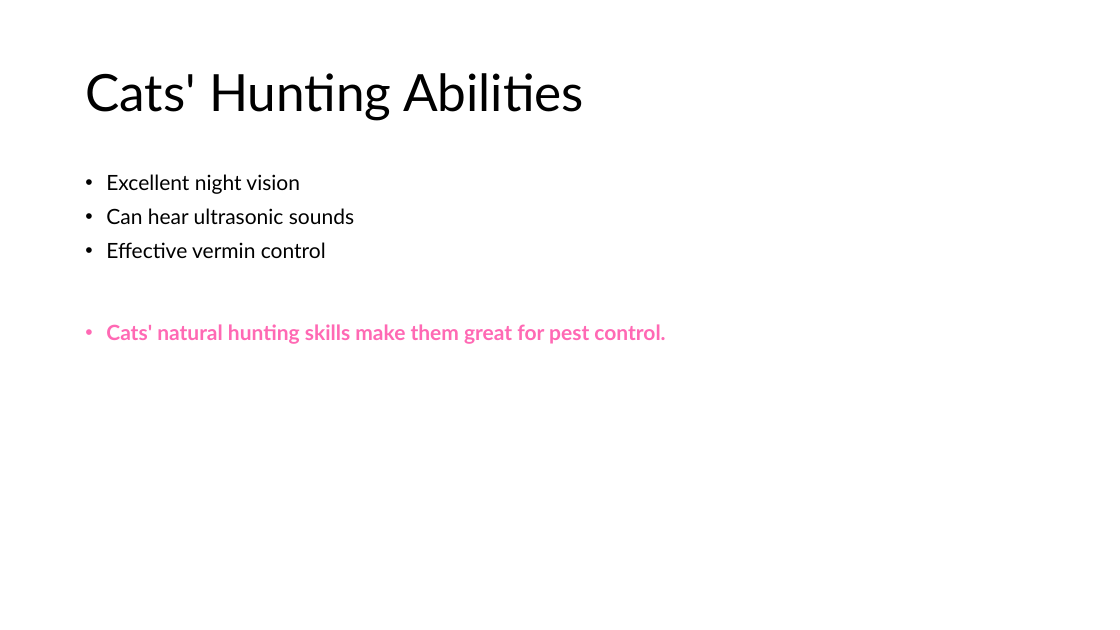
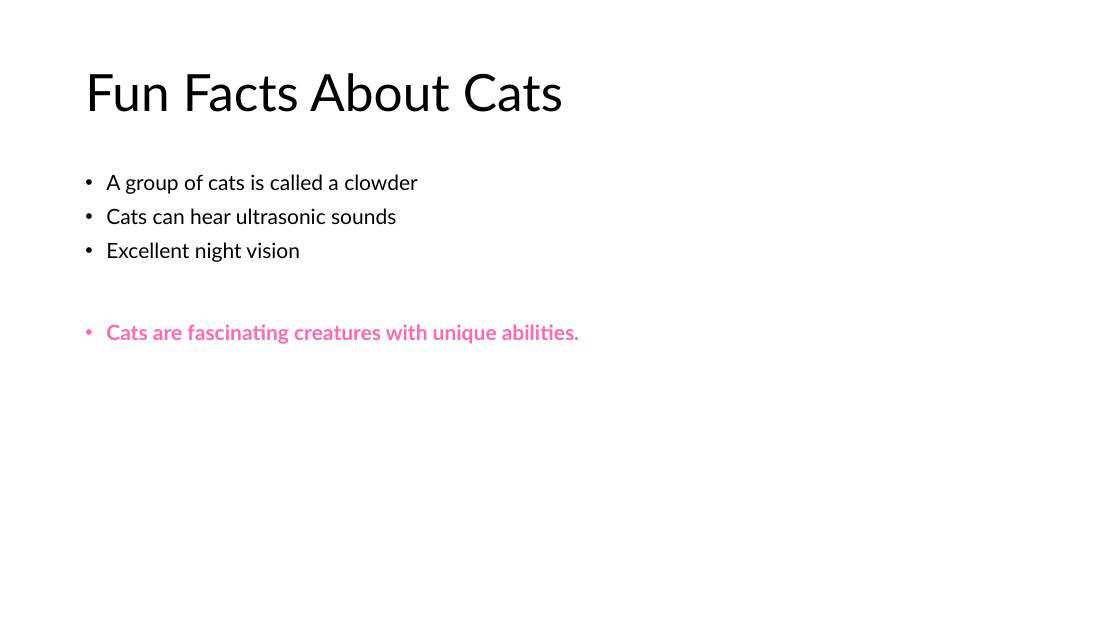
Before and after one commit to drubaga/SlideAI, a slide deck: slide 10 of output/The_Benefits_of_Having_Cats_at_Home.pptx (slide 9 before the commit). Drawn at 1120x630 pixels with LibreOffice and Linux fonts; fonts in the diff are those of the drawing. Boxes give left, top, right and bottom in pixels: in the first picture for what was removed or moved away, otherwise in the second. Text is boxed around its words. In the diff, an @@ line names an element or a change of style, - is before the commit and + after.

Commit message:
feat(api): add single endpoint to generate .pptx from prompt and text input

```diff
--- a/output/The_Benefits_of_Having_Cats_at_Home.pptx
+++ b/output/The_Benefits_of_Having_Cats_at_Home.pptx
@@ title at box(85, 73, 563, 112): text changed @@
-Cats' Hunting Abilities
+Fun Facts About Cats
@@ text at box(106, 174, 418, 224): paragraphs added @@
+• A group of cats is called a clowder
+• Cats can hear ultrasonic sounds
@@ text at box(106, 324, 579, 344): text changed @@
-• Can hear ultrasonic sounds
-• Effective vermin control
-• Cats' natural hunting skills make them great for pest control.
+• Cats are fascinating creatures with unique abilities.
```
Also in this commit, not shown: 10 other slides changed, 1 slide added, 1 slide removed, 1 other file.
